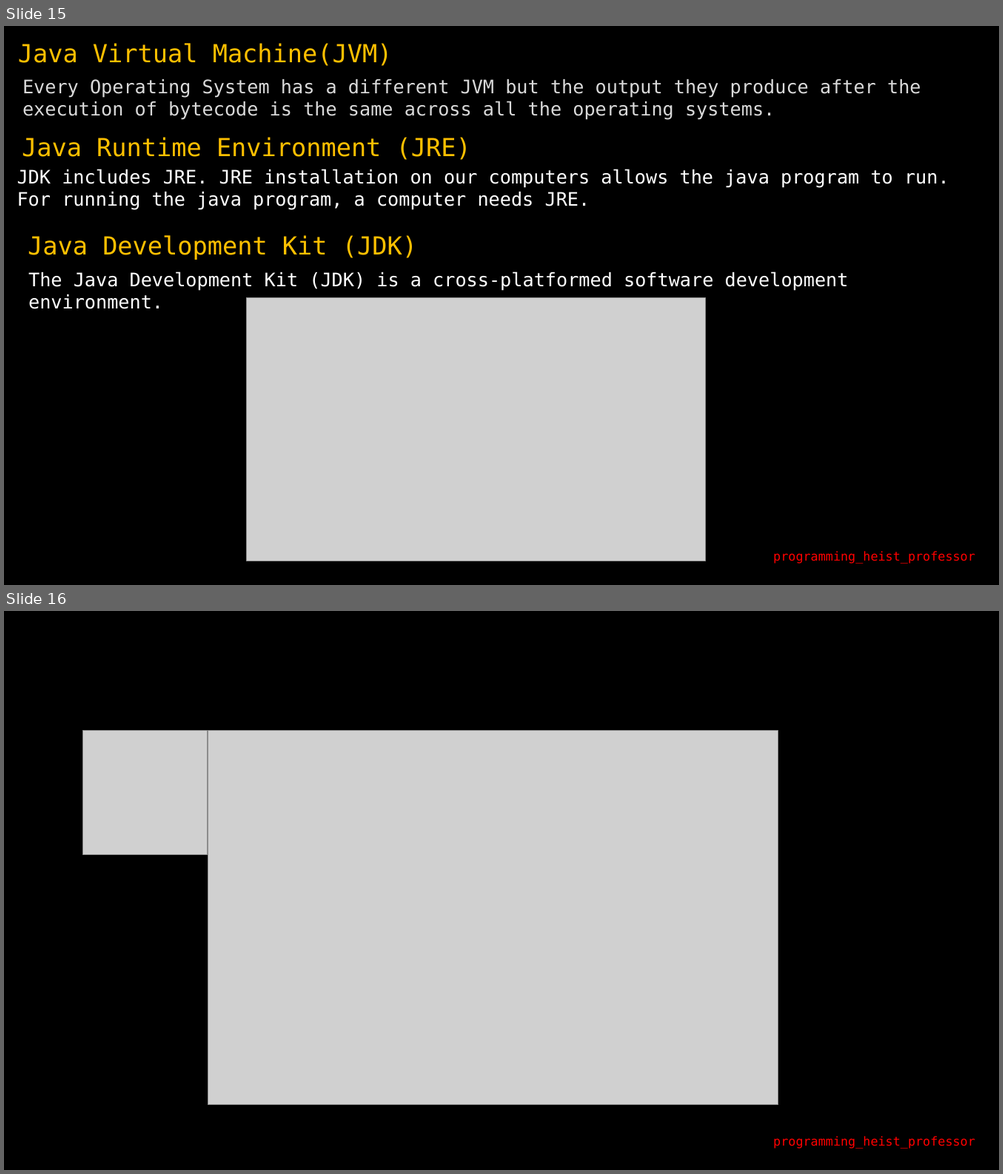
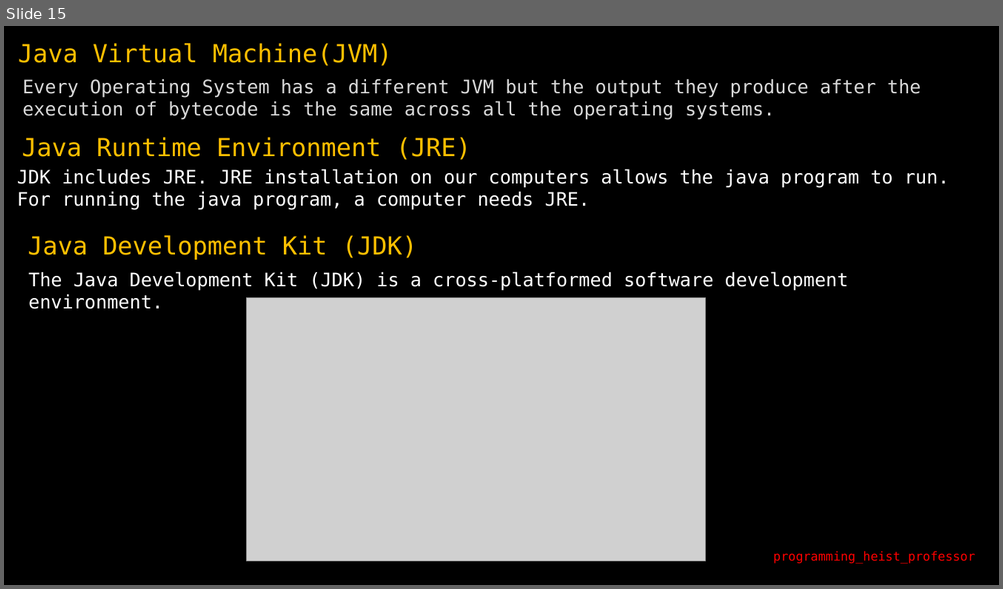
Before and after one commit to krishankansal/BCA1004T_Object_Oriented_Programming_Using_Java, a slide deck: Unit-I/ppt/WhyJava_1.pptx. Shown one above the other, each under a label of ours: slides 15 and 16 before the commit, slide 15 after it. The pictures are 1003x1174 and 1003x589 pixels, drawn with LibreOffice and Linux fonts; fonts in the diff are those of the drawing; grey boxes stand for pictures. Boxes give left, top, right and bottom in pixels: in the first picture for what was removed or moved away, otherwise in the second. Text is boxed around its words. In the diff, an @@ line names an element or a change of style, - is before the commit and + after.

```diff
--- a/Unit-I/ppt/WhyJava_1.pptx
+++ b/Unit-I/ppt/WhyJava_1.pptx
@@ slide 16 removed at (4, 611, 999, 1170), background #000000 @@
@@ picture removed at (83, 730, 208, 855) @@
@@ picture removed at (208, 731, 778, 1105) @@
@@ text removed at (773, 1136, 975, 1149) @@
-programming_heist_professor
```
Also in this commit, not shown: 11 slides changed, 4 other slides removed.
